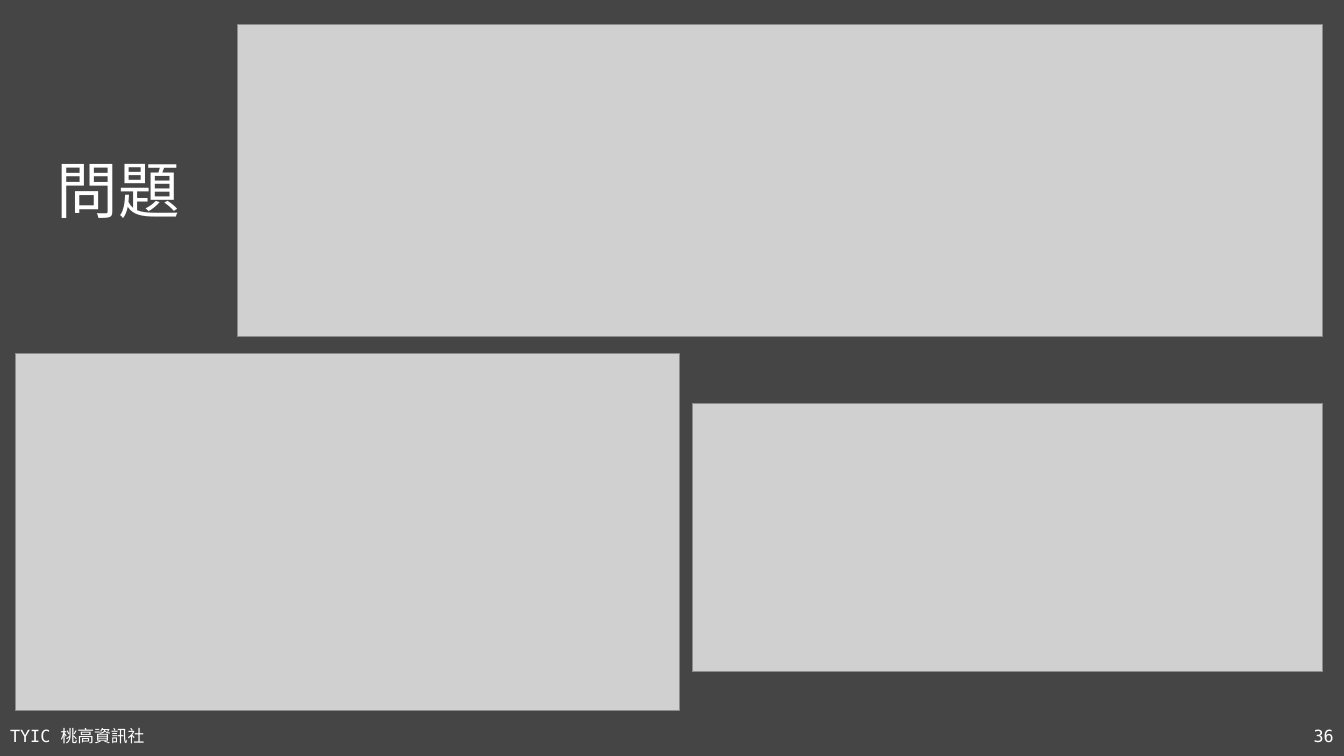
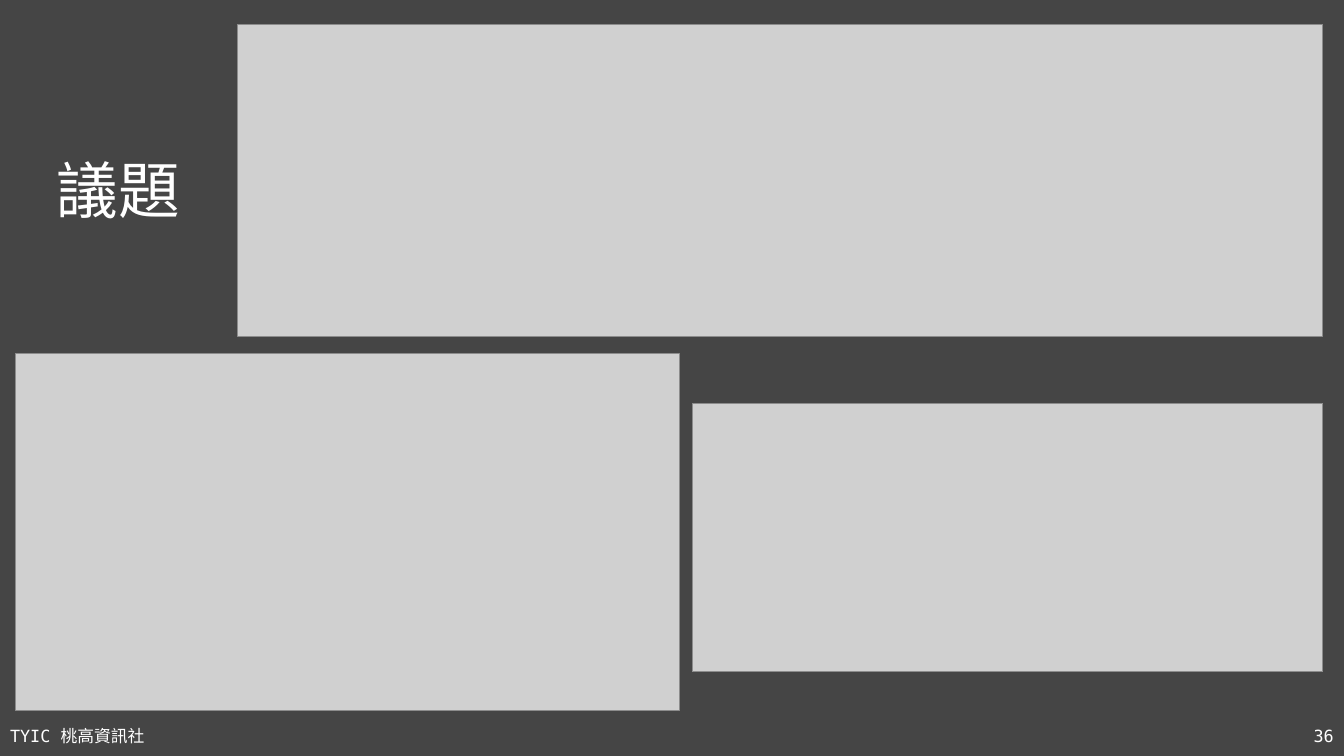
Before and after one commit to TYSHIC/slides, a slide deck: slide 36 of ppt/30_Git 與 Github.pptx. Drawn at 1344x756 pixels with LibreOffice and Linux fonts; fonts in the diff are those of the drawing; grey boxes stand for pictures. Boxes give left, top, right and bottom in pixels: in the first picture for what was removed or moved away, otherwise in the second. Text is boxed around its words. In the diff, an @@ line names an element or a change of style, - is before the commit and + after.

```diff
--- a/ppt/30_Git 與 Github.pptx
+++ b/ppt/30_Git 與 Github.pptx
@@ title at bbox=[57, 161, 180, 219]: text changed @@
-問題
+議題
```
Also in this commit, not shown: 2 other slides changed, 2 other files.
